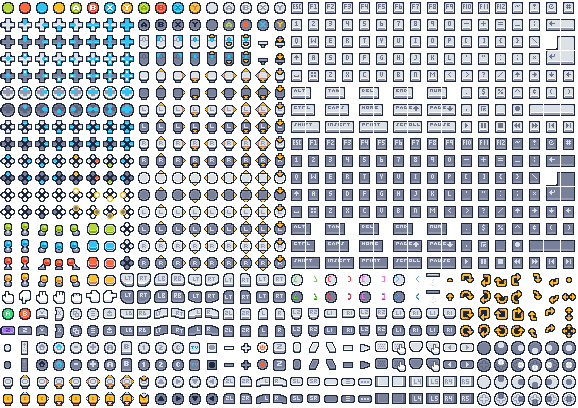
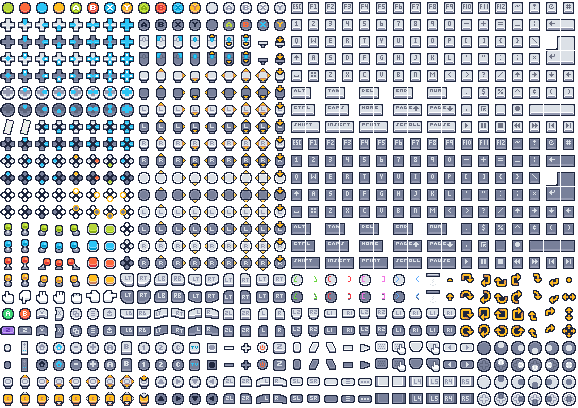
Layered file, before and after one edit (578px x 408px). Changes by layer:
added group "그룹 2 복사" with 4 layers above "그룹 2" over box(20, 119, 31, 135)
added layer "레이어 8 복사 7" (1st of 2, in "그룹 2 복사") (lighten, 80%) in group "그룹 2 복사" over box(21, 120, 30, 134)
added layer "레이어 8 복사 6" (1st of 2, in "그룹 2 복사") (lighten, 80%) in group "그룹 2 복사" over box(21, 121, 29, 135)
added layer "레이어 7" (1st of 2, in "그룹 2 복사") in group "그룹 2 복사" over box(21, 120, 30, 134)
added layer "레이어 6" (1st of 2, in "그룹 2 복사") in group "그룹 2 복사" over box(20, 119, 31, 135)
added group "그룹 2" with 4 layers above "레이어 3" over box(3, 119, 14, 135)
added layer "레이어 8 복사 7" (2nd of 2, in "그룹 2") (lighten, 80%) in group "그룹 2" over box(4, 121, 12, 135)
added layer "레이어 8 복사 6" (2nd of 2, in "그룹 2") (lighten, 80%) in group "그룹 2" over box(4, 120, 13, 134)
added layer "레이어 7" (2nd of 2, in "그룹 2") in group "그룹 2" over box(4, 120, 13, 134)
added layer "레이어 6" (2nd of 2, in "그룹 2") in group "그룹 2" over box(3, 119, 14, 135)
painted on "레이어 3" over box(0, 120, 32, 134)
painted on "tilemap" over box(2, 121, 31, 133)
